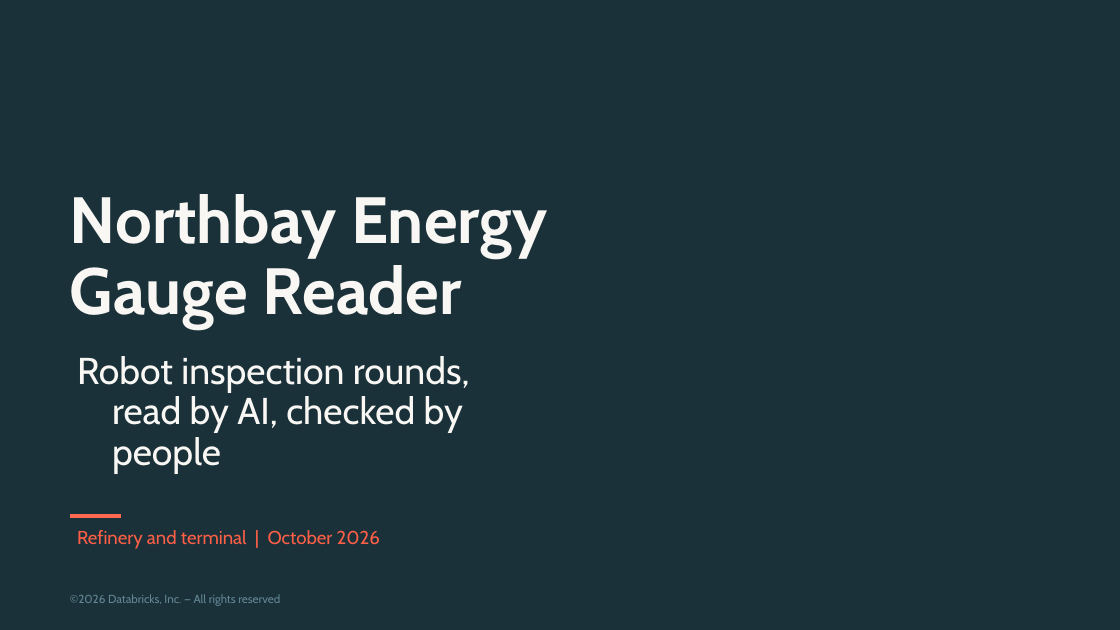
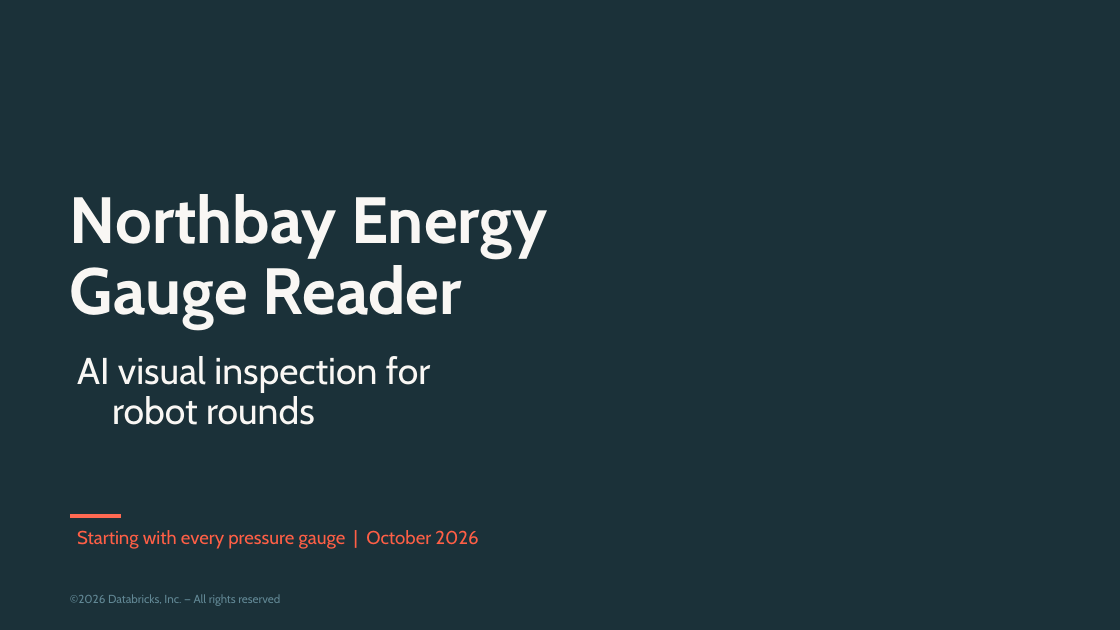
Before and after one commit to admitrewski/pressure-gauge-reader, a slide deck: slide 1 of deck/pressure-gauge-reader.pptx. Drawn at 1120x630 pixels with LibreOffice and Linux fonts; fonts in the diff are those of the drawing; background and template pictures are left out. Boxes give left, top, right and bottom in pixels: in the first picture for what was removed or moved away, otherwise in the second. Text is boxed around its words. In the diff, an @@ line names an element or a change of style, - is before the commit and + after.

Commit message:
Deck: broader value proposition — visual inspection, open models, any cloud
Adds 'One platform for visual inspection' (beyond gauges: leaks, rust,
breakages; open foundation models instead of hand-built computer vision or a
vendor; fine-tune specialist models from reviewer-labelled photos; AWS, Azure
and Google Cloud), a comparison with bespoke computer vision and third-party
vendors, and a three-phase roadmap. Title, outcome and close reframed with
gauges as the first use case.

```diff
--- a/deck/pressure-gauge-reader.pptx
+++ b/deck/pressure-gauge-reader.pptx
@@ subtitle at (77, 356, 431, 425): text changed @@
-Robot inspection rounds, read by AI, checked by people
+AI visual inspection for robot rounds
@@ subtitle at (77, 530, 478, 549): text changed @@
-Refinery and terminal | October 2026
+Starting with every pressure gauge | October 2026
```
Also in this commit, not shown: 4 other slides changed, 3 slides added, 2 other files.
